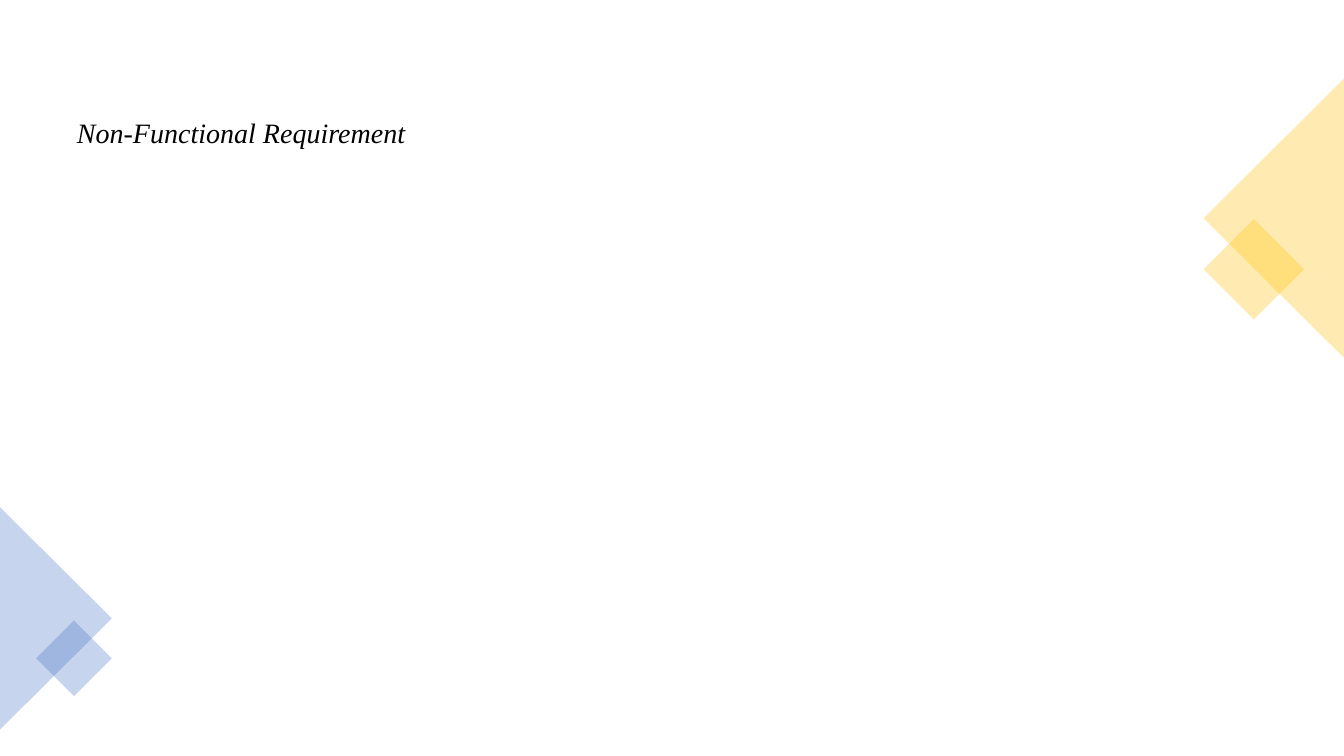
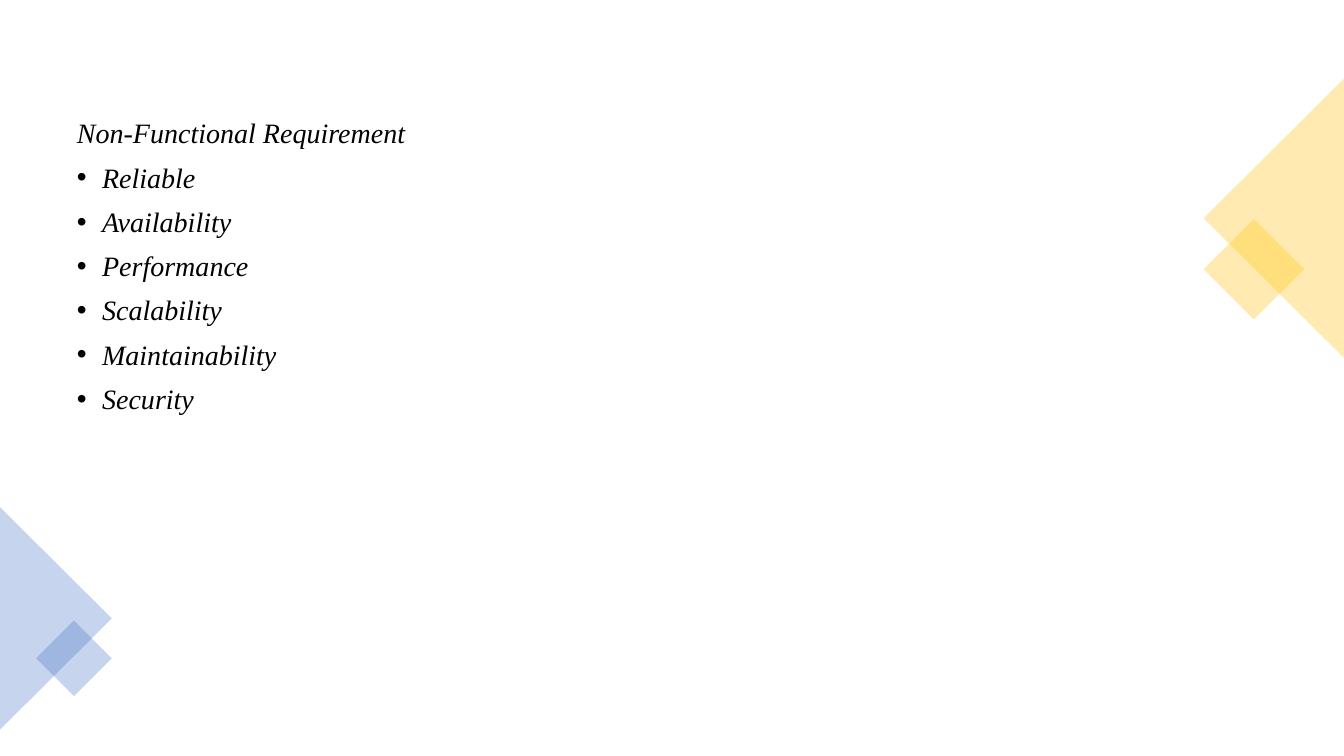
Before and after one commit to sujanW0W/MajorProject, a slide deck: slide 7 of Image colorization and Inpainting/Color Inpainting and colorization.pptx (slide 6 before the commit). Drawn at 1344x756 pixels with LibreOffice and Linux fonts; fonts in the diff are those of the drawing. Boxes give left, top, right and bottom in pixels: in the first picture for what was removed or moved away, otherwise in the second. Text is boxed around its words. In the diff, an @@ line names an element or a change of style, - is before the commit and + after.

```diff
--- a/Image colorization and Inpainting/Color Inpainting and colorization.pptx
+++ b/Image colorization and Inpainting/Color Inpainting and colorization.pptx
@@ text at (102, 168, 276, 414): paragraphs added @@
+• Reliable
+• Availability
+• Performance
+• Scalability
+• Maintainability
+• Security
```
Also in this commit, not shown: 5 other slides changed, 1 slide added.
